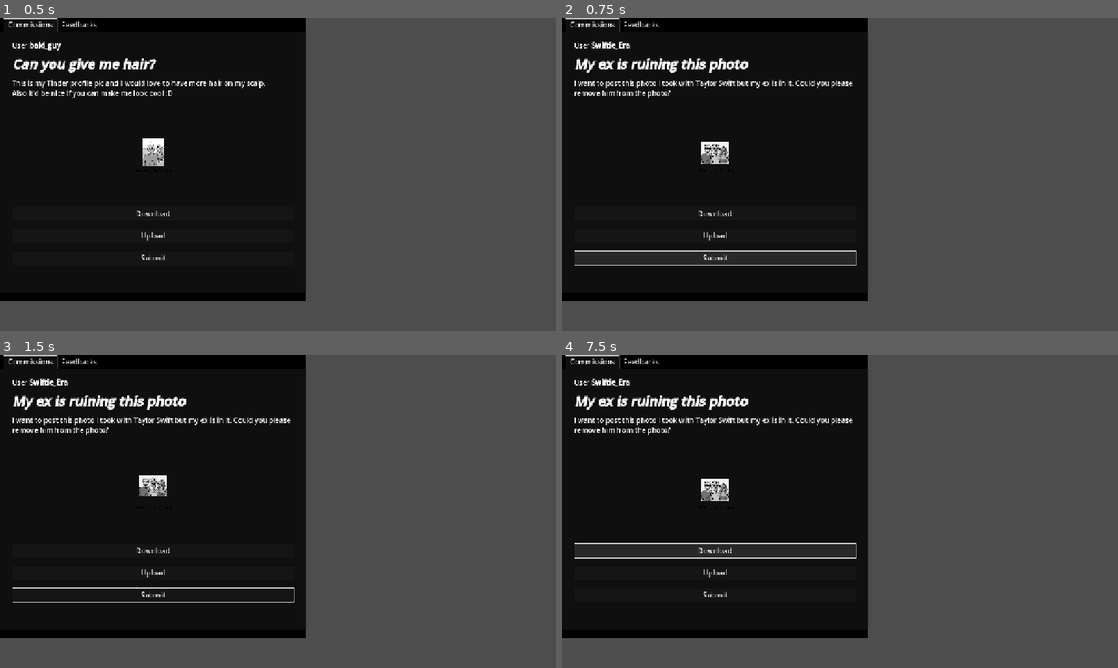
Above: before the commit, frames 1-4 (two rows, left to right).
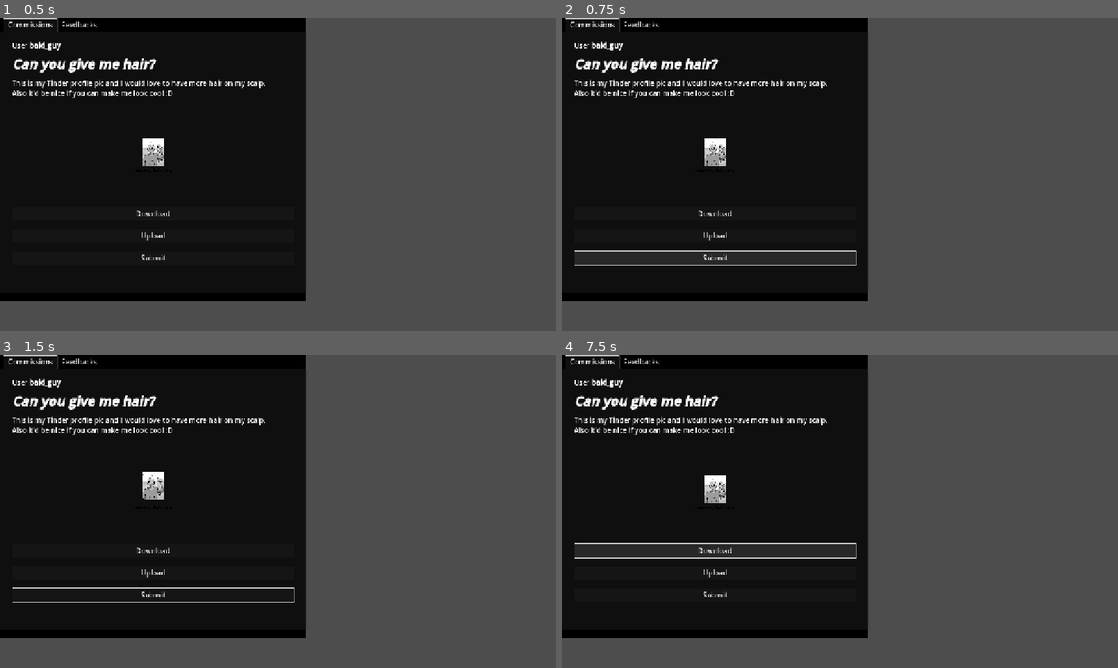
Above: after the commit, the same moments.

Repository: MunnChai/GMTKGameJam2025
Game: Godot game, scene res://apps/commissions_app/commissions_app.tscn
Same seed, same stepped clock (60 frames per second), same inputs: the game is played once before the commit and once after it. This scene is started directly instead of the project's main scene.
Inputs (mouse positions are in pixels of both pictures, inside the frame that each line leads up to):
- Up to frame 1 (0.5 s): no input
- Up to frame 2 (0.75 s): click "Submit" at 0.5 s
- Up to frame 3 (1.5 s): click (155, 489) at 1.25 s, where only the run before the commit has a clickable "celeb_pic2.png"
- Up to frame 4 (7.5 s): click (717, 489) at 2 s, where only the run after the commit has a clickable "awsome_fish.png"; click (717, 489) at 2.75 s, where only the run before the commit has a clickable "celeb_pic2.png"; click (717, 489) at 3.5 s, where only the run after the commit has a clickable "awsome_fish.png"; click "Submit" at 4.25 s; click (717, 489) at 5 s, where only the run before the commit has a clickable "celeb_pic2.png"; click (717, 489) at 5.75 s, where only the run after the commit has a clickable "awsome_fish.png"; click "Submit" at 6.5 s; click "Download" at 7.25 s

Frame 1 is identical in both runs. In frame 2, 2.1% of the frame differs, in the area x 2-53%, y 7-48%; in frame 3, 2.1%, in the area x 2-53%, y 7-47%; in frame 4, 2.1%.
Error after the commit: Invalid access to property or key 'transition_done' on a base object of type 'Nil'. (res://apps/commissions_app/commissions_app.gd:50)

Commit message:
Basic transition between days

Diff:
--- a/game/gmtkgamejam2025/apps/commissions_app/commissions_app.gd
+++ b/game/gmtkgamejam2025/apps/commissions_app/commissions_app.gd
@@ -47,6 +47,7 @@
 	submit_button.pressed.connect(on_submit_pressed)
 	back_button.pressed.connect(on_back_button_pressed)
 	CommissionsManager.submission_added.connect(_on_submission_added)
+	Desktop.instance.transition_done.connect(update_comm)
 
 #region COMMISSION TAB
 
@@ -64,7 +65,6 @@
 func on_submit_pressed() -> void:
 	add_feedback()
 	GameStateManager.next_day()
-	update_comm()
 
 func update_comm() -> void:
 	var day: int = GameStateManager.day
--- a/game/gmtkgamejam2025/desktop/desktop.gd
+++ b/game/gmtkgamejam2025/desktop/desktop.gd
@@ -11,6 +11,10 @@
 
 ## TODO:
 ## - Texture support for everything, really
+
+## Day fade
+signal transition_done()
+@onready var fade_rect: ColorRect = $CanvasLayer/DayFade
 
 ## Registry of Window Program ID to PackedScene
 @export var window_packed_scenes: Dictionary[StringName, PackedScene]
@@ -27,6 +31,7 @@
 
 func _ready() -> void:
 	instance = self
+	GameStateManager.day_changed.connect(_on_day_changed)
 
 ## When we press left mouse button, bring the hovered window to front
 func _input(event: InputEvent) -> void:
@@ -157,3 +162,29 @@
 			windows[i].shift_self_forward(i)
 
 #endregion
+
+#region DAY TRANSITION
+
+func _on_day_changed(new_day: int) -> void:
+	call_deferred("_play_day_transition")
+
+func _play_day_transition() -> void:
+	fade_rect.visible = true
+	fade_rect.modulate = Color(0,0,0,0)
+	fade_rect.move_to_front()
+	var tween_out = get_tree().create_tween()
+	tween_out.tween_property(fade_rect, "modulate:a", 1.0, 3.0)
+	tween_out.finished.connect(_on_fade_out_complete)
+
+func _on_fade_out_complete() -> void:
+	for w in windows.duplicate():
+		close_window(w)
+	transition_done.emit()
+	var tween_in = get_tree().create_tween()
+	tween_in.tween_property(fade_rect, "modulate:a", 0.0, 3.0)
+	tween_in.finished.connect(_on_fade_in_complete)
+
+func _on_fade_in_complete() -> void:
+	fade_rect.visible = false
+
+#endregion
--- a/game/gmtkgamejam2025/desktop/desktop.tscn
+++ b/game/gmtkgamejam2025/desktop/desktop.tscn
@@ -31,6 +31,15 @@
 
 [node name="CanvasLayer" type="CanvasLayer" parent="."]
 
+[node name="DayFade" type="ColorRect" parent="CanvasLayer"]
+visibility_layer = 524288
+anchors_preset = 15
+anchor_right = 1.0
+anchor_bottom = 1.0
+grow_horizontal = 2
+grow_vertical = 2
+color = Color(0, 0, 0, 1)
+
 [node name="DesktopBg" type="ColorRect" parent="CanvasLayer"]
 anchors_preset = 15
 anchor_right = 1.0
@@ -45,6 +54,8 @@
 anchors_preset = 15
 anchor_right = 1.0
 anchor_bottom = 1.0
+offset_right = 88.0
+offset_bottom = 472.0
 grow_horizontal = 2
 grow_vertical = 2
 mouse_filter = 2
